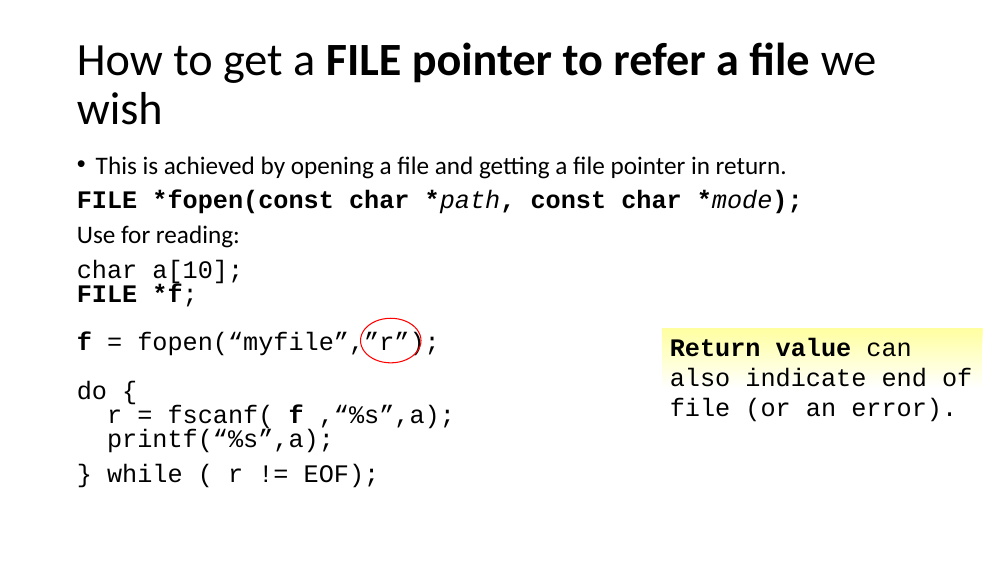
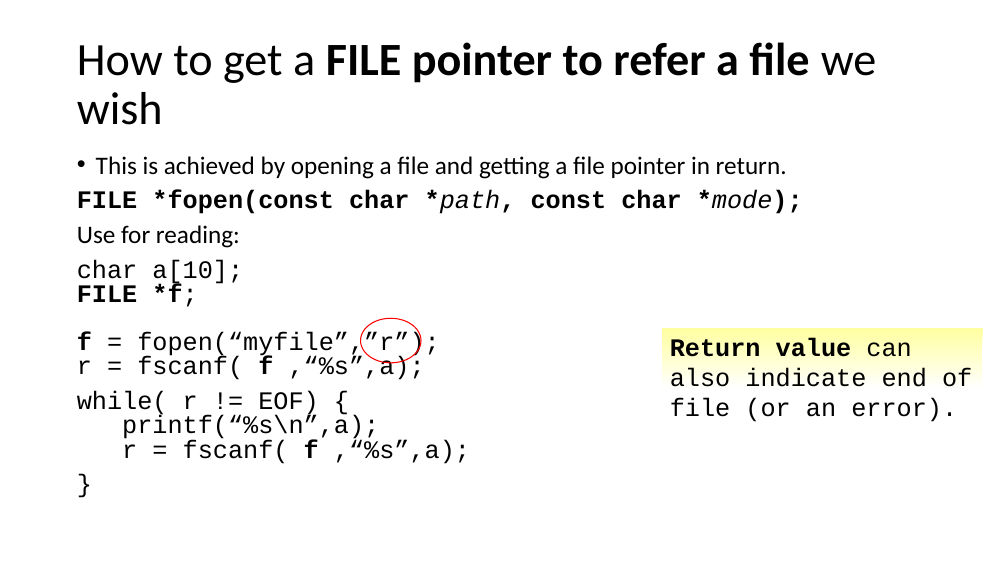
Before and after one commit to rbadrinath/FCP, a slide deck: slide 8 of slides/15-FileIO.pptx. Drawn at 1008x567 pixels with LibreOffice and Linux fonts; fonts in the diff are those of the drawing. Boxes give left, top, right and bottom in pixels: in the first picture for what was removed or moved away, otherwise in the second. Text is boxed around its words. In the diff, an @@ line names an element or a change of style, - is before the commit and + after.

Commit message:
FileIOUpdates

```diff
--- a/slides/15-FileIO.pptx
+++ b/slides/15-FileIO.pptx
@@ text at bbox=[77, 259, 470, 464]: text changed @@
-char a[10];
-FILE *f;
-f = fopen(“myfile”,”r”);
-do {
-r = fscanf( f ,“%s”,a);
-printf(“%s”,a);
-} while ( r != EOF);
+char a[10];
+FILE *f;
+f = fopen(“myfile”,”r”);
+r = fscanf( f ,“%s”,a);
+while( r != EOF) {
+printf(“%s\n”,a);
+r = fscanf( f ,“%s”,a);
+}
```
